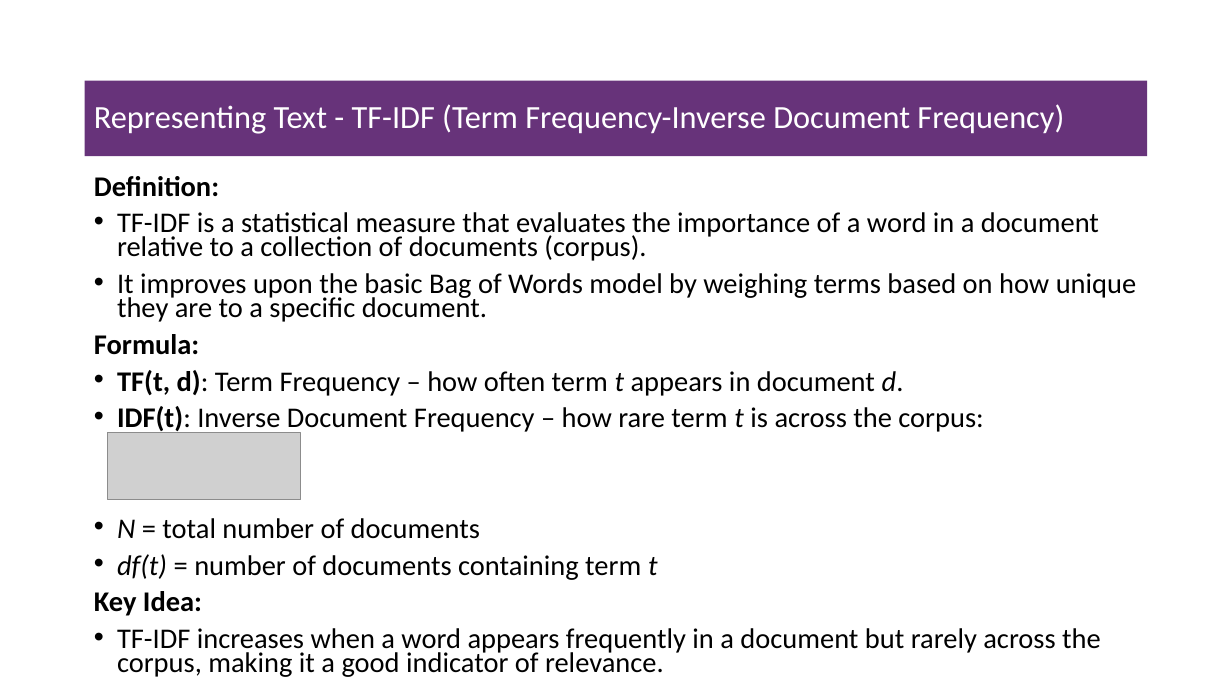
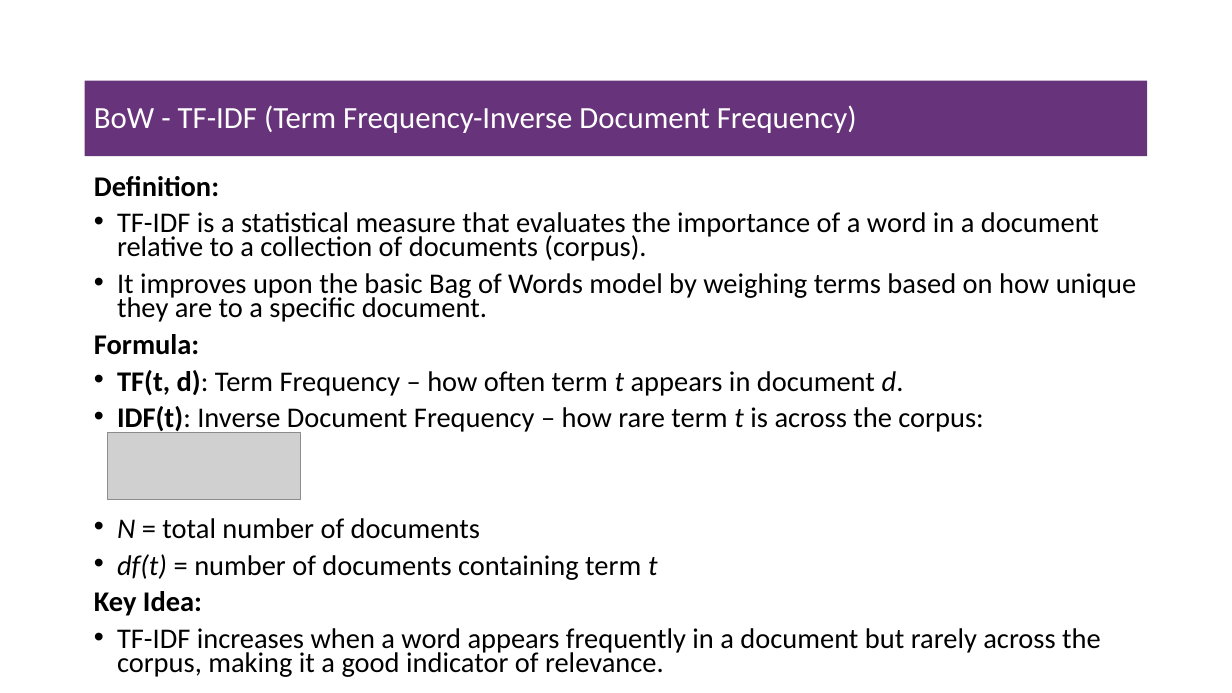
Before and after one commit to msfasha/307307-BI-Methods, a slide deck: slide 20 of 20242-NLP-LLM/lecture notes/Part 1 - Introduction to NLP/1.1-introduction to NLP.pptx. Drawn at 1232x693 pixels with LibreOffice and Linux fonts; fonts in the diff are those of the drawing; grey boxes stand for pictures; background and template pictures are left out. Boxes give left, top, right and bottom in pixels: in the first picture for what was removed or moved away, otherwise in the second. Text is boxed around its words. In the diff, an @@ line names an element or a change of style, - is before the commit and + after.

```diff
--- a/20242-NLP-LLM/lecture notes/Part 1 - Introduction to NLP/1.1-introduction to NLP.pptx
+++ b/20242-NLP-LLM/lecture notes/Part 1 - Introduction to NLP/1.1-introduction to NLP.pptx
@@ title at (94, 105, 857, 133): text changed; size 25.2 to 24 pt @@
-Representing Text - TF-IDF (Term Frequency-Inverse Document Frequency)
+BoW - TF-IDF (Term Frequency-Inverse Document Frequency)
```
Also in this commit, not shown: 18 other slides changed, 1 slide added, 1 other file.
